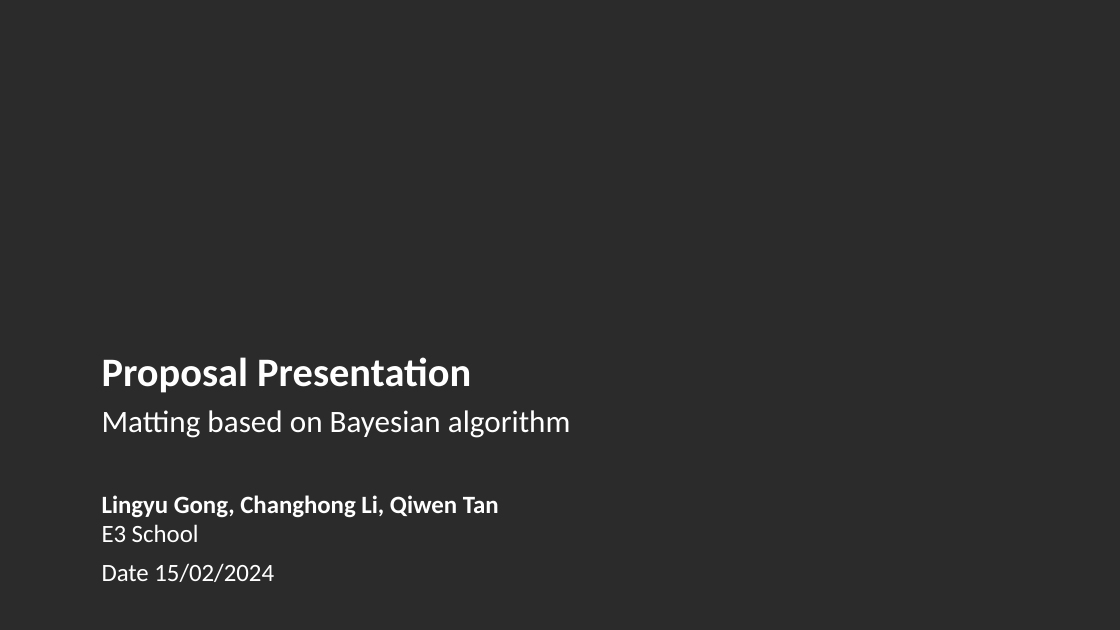
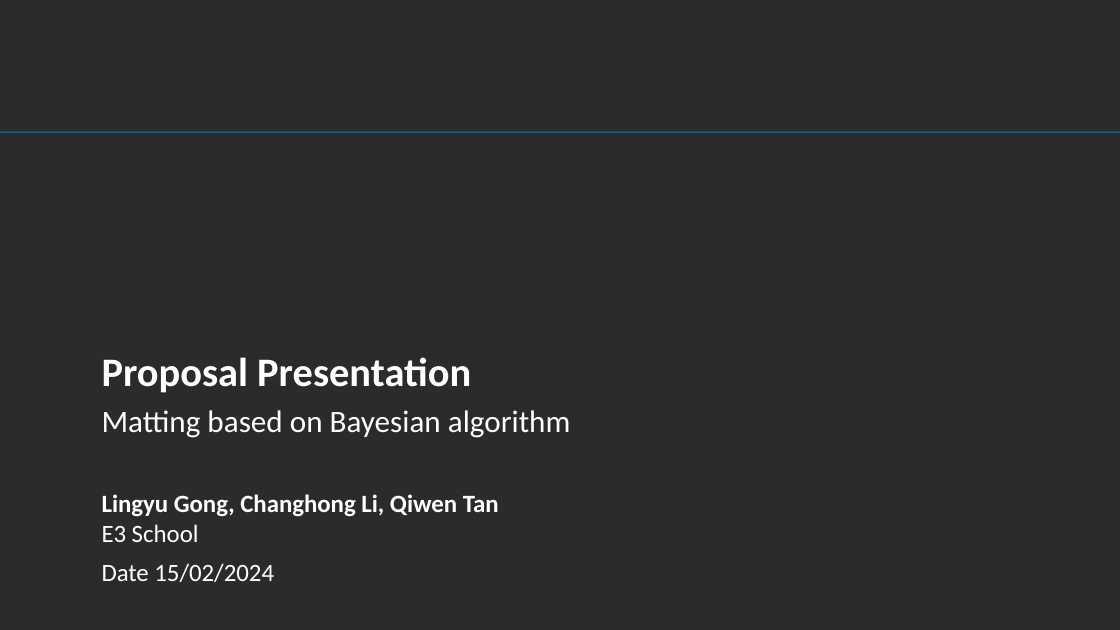
Before and after one commit to CNStanLee/CM_Matting, a slide deck: slide 1 of 002Matlab Project/Project.pptx. Drawn at 1120x630 pixels with LibreOffice and Linux fonts; fonts in the diff are those of the drawing; background and template pictures are left out; a plain dark background stands for a picture behind light text. Boxes give left, top, right and bottom in pixels: in the first picture for what was removed or moved away, otherwise in the second. Text is boxed around its words. In the diff, an @@ line names an element or a change of style, - is before the commit and + after.

Commit message:
slides update

```diff
--- a/002Matlab Project/Project.pptx
+++ b/002Matlab Project/Project.pptx
@@ line added from (0, 132) to (1120, 132), #0E73B9 0.75 pt @@
```
Also in this commit, not shown: 1 other slide changed, 3 slides added, 1 slide removed.
